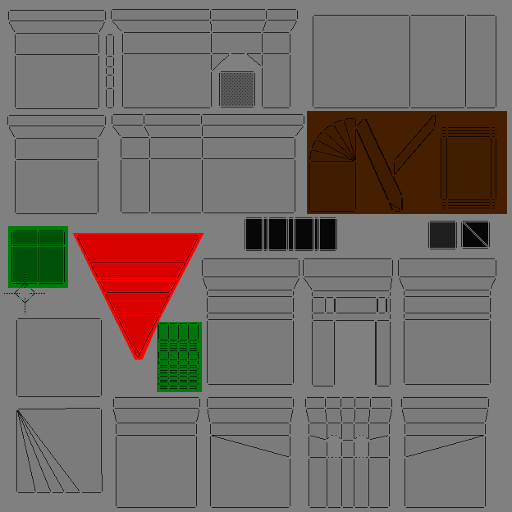
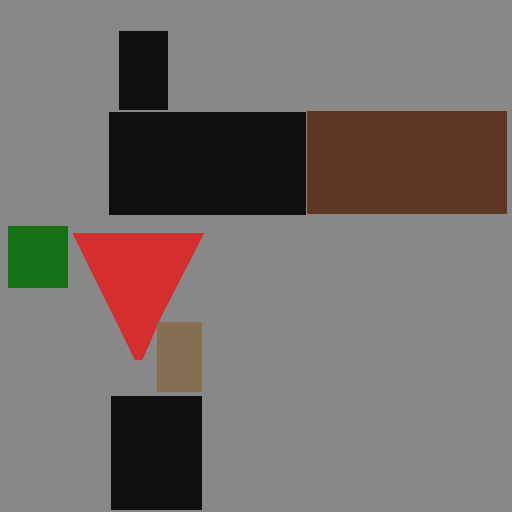
The second (512, 512) image is a revision of the first. Changes to its layers:
hid "Eingefügte Ebene-Kopie" over [0, 0, 512, 512]
painted on "doors" over [307, 111, 507, 214]
added layer "plant_stalk" above "plants" over [157, 322, 202, 392]
painted on "plants" over [8, 226, 202, 392]
added layer "castle_inside" above "roof" over [109, 31, 306, 510]
painted on "roof" over [72, 233, 204, 360]
painted on "castle" over [0, 0, 512, 512]
